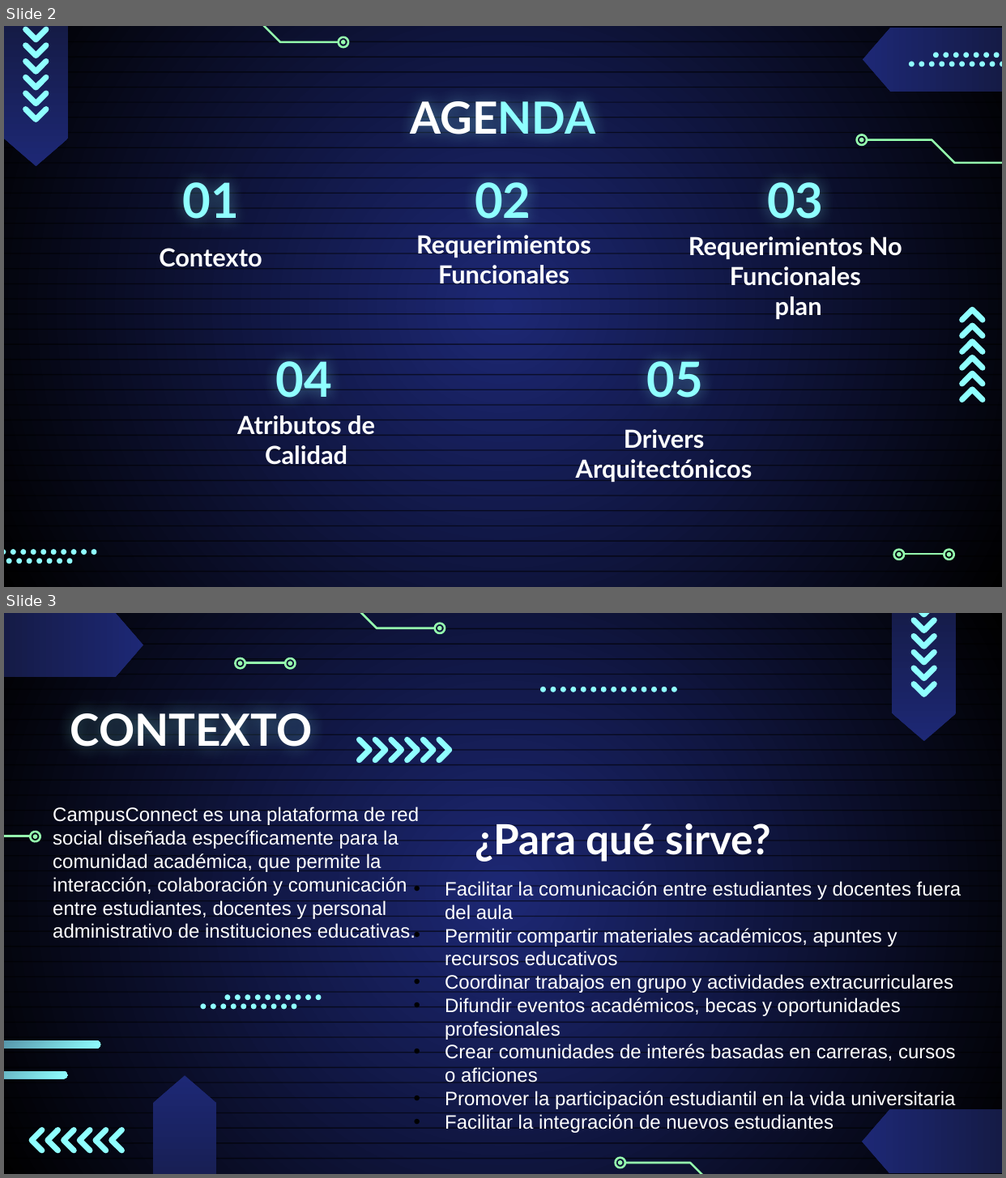
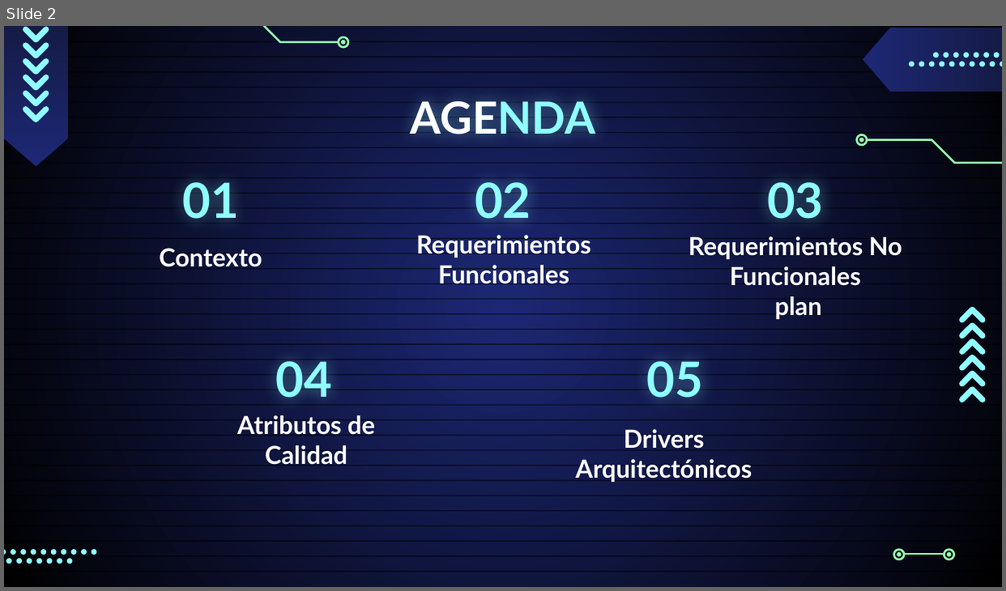
Before and after one commit to Jucer74/SoftwareArchitecture, a slide deck: Project/Context/CAMPUSCONNECT.Context.pptx. Shown one above the other, each under a label of ours: slides 2 and 3 before the commit, slide 2 after it. The pictures are 1006x1178 and 1006x591 pixels, drawn with LibreOffice and Linux fonts; fonts in the diff are those of the drawing. Boxes give left, top, right and bottom in pixels: in the first picture for what was removed or moved away, otherwise in the second. Text is boxed around its words. In the diff, an @@ line names an element or a change of style, - is before the commit and + after.

```diff
--- a/Project/Context/CAMPUSCONNECT.Context.pptx
+++ b/Project/Context/CAMPUSCONNECT.Context.pptx
@@ slide 3 removed at [4, 613, 1002, 1174], background gradient #1D2875 to #000000; not listed: 36 template elements that a slide beside it also shows @@
@@ flow chart offpage connector removed at [4, 613, 143, 677] @@
@@ freeform shape removed at [289, 613, 435, 628] @@
@@ freeform shape removed at [435, 623, 445, 633] @@
@@ freeform shape removed at [437, 626, 442, 631] @@
@@ group removed at [892, 613, 956, 741]: 6 freeform shapes, 1 flow chart offpage connector @@
@@ group removed at [236, 658, 296, 669]: 5 freeform shapes @@
@@ title removed at [70, 707, 313, 754] @@
-CONTEXTO
@@ group removed at [540, 687, 678, 693]: 14 ellipses @@
@@ group removed at [356, 737, 453, 763]: 6 freeform shapes @@
@@ subtitle removed at [53, 807, 420, 939] @@
-CampusConnect es una plataforma de red social diseñada específicamente para la comunidad académica, que permite la interacción, colaboración y comunicación entre estudiantes, docentes y personal administrativo de instituciones educativas.
@@ text removed at [475, 824, 772, 862] @@
-¿Para qué sirve?
@@ freeform shape removed at [4, 836, 29, 836] @@
@@ freeform shape removed at [30, 832, 41, 842] @@
@@ freeform shape removed at [33, 835, 38, 840] @@
@@ text removed at [445, 881, 961, 1133] @@
-• Facilitar la comunicación entre estudiantes y docentes fuera del aula
-• Permitir compartir materiales académicos, apuntes y recursos educativos
-• Coordinar trabajos en grupo y actividades extracurriculares
-• Difundir eventos académicos, becas y oportunidades profesionales
-• Crear comunidades de interés basadas en carreras, cursos o aficiones
-• Promover la participación estudiantil en la vida universitaria
-• Facilitar la integración de nuevos estudiantes
@@ group removed at [201, 995, 322, 1010]: 20 ellipses @@
@@ rounded rectangle removed at [4, 1041, 100, 1048] @@
@@ rounded rectangle removed at [4, 1071, 67, 1078] @@
@@ flow chart offpage connector removed at [153, 1076, 216, 1174] @@
@@ flow chart offpage connector removed at [863, 1110, 1002, 1174] @@
@@ group removed at [29, 1128, 126, 1154]: 6 freeform shapes @@
@@ freeform shape removed at [615, 1158, 624, 1168] @@
@@ freeform shape removed at [618, 1161, 623, 1166] @@
@@ freeform shape removed at [626, 1163, 771, 1174] @@
```
Also in this commit, not shown: 1 slide changed, 2 slides added, 2 other slides removed.
